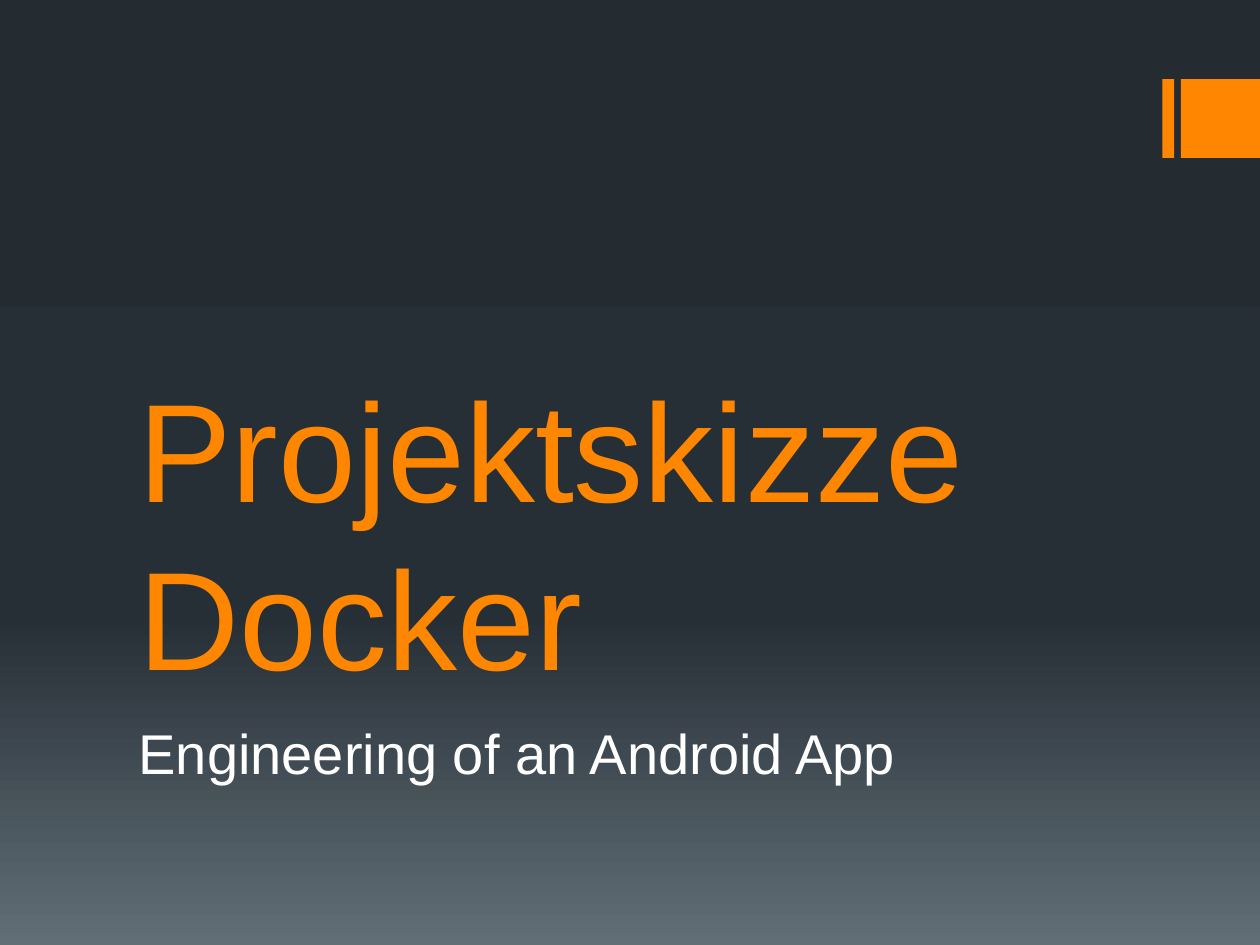
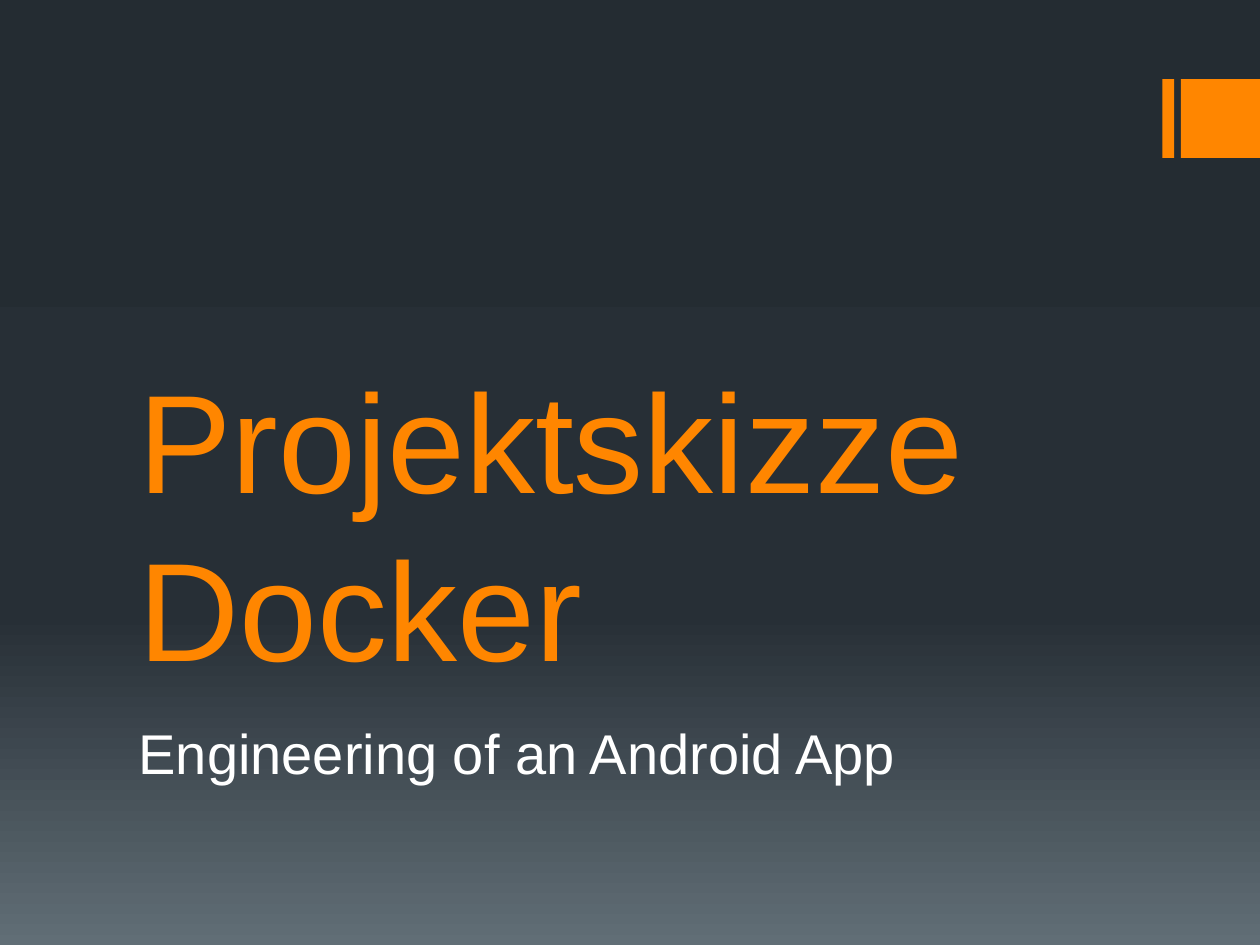
Before and after one commit to docker-apps/Docker, a slide deck: slide 1 of Documents/Projektskizze/Projektskizze_Präsentation_v1.pptx. Drawn at 1260x945 pixels with LibreOffice and Linux fonts; fonts in the diff are those of the drawing. Boxes give left, top, right and bottom in pixels: in the first picture for what was removed or moved away, otherwise in the second. Text is boxed around its words. In the diff, an @@ line names an element or a change of style, - is before the commit and + after.

```diff
--- a/Documents/Projektskizze/Projektskizze_Präsentation_v1.pptx
+++ b/Documents/Projektskizze/Projektskizze_Präsentation_v1.pptx
@@ title "Projektskizze Docker" at (x1=139, y1=391, x2=963, y2=663): vertical alignment bottom to top @@
```
Also in this commit, not shown: 5 other slides changed, 2 slides added, 1 slide removed.
